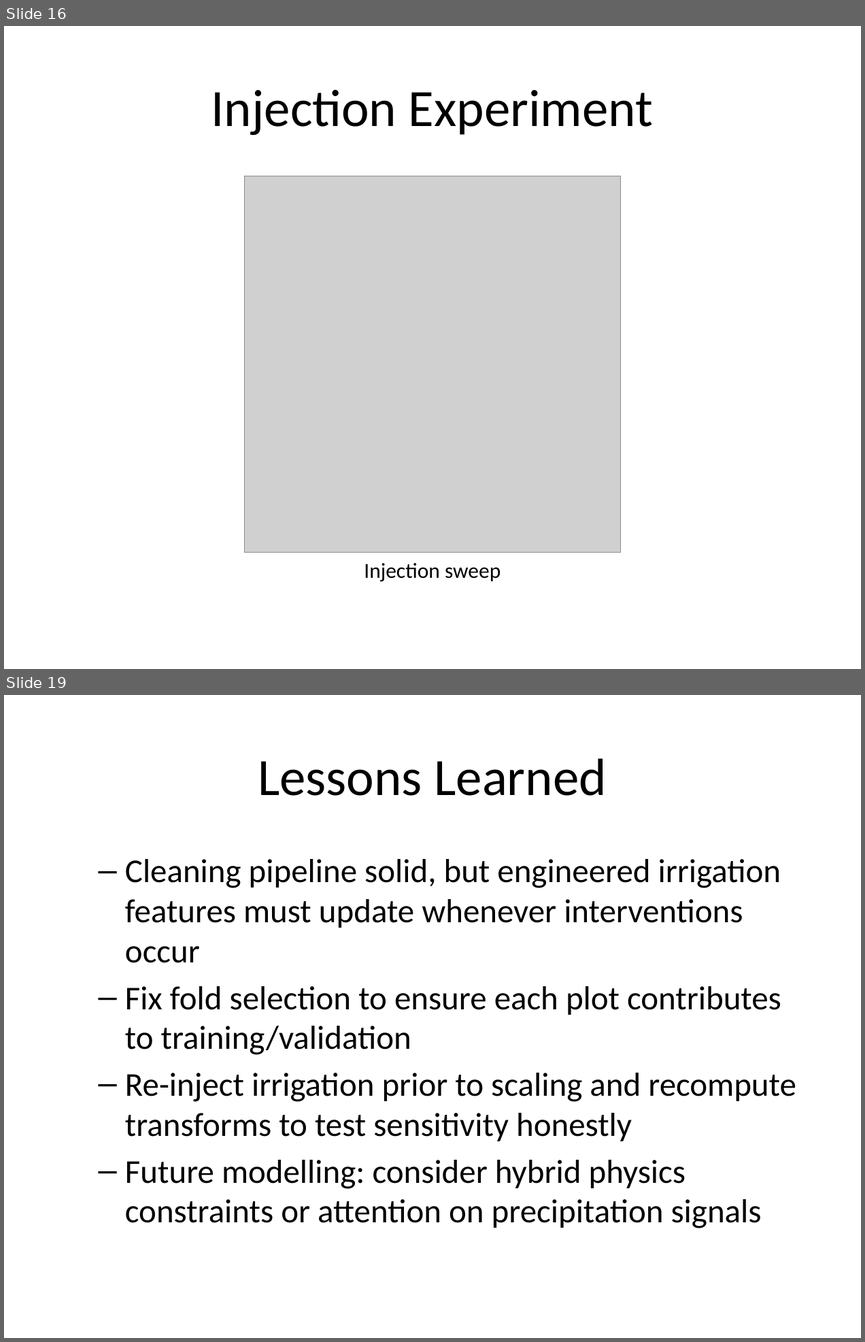
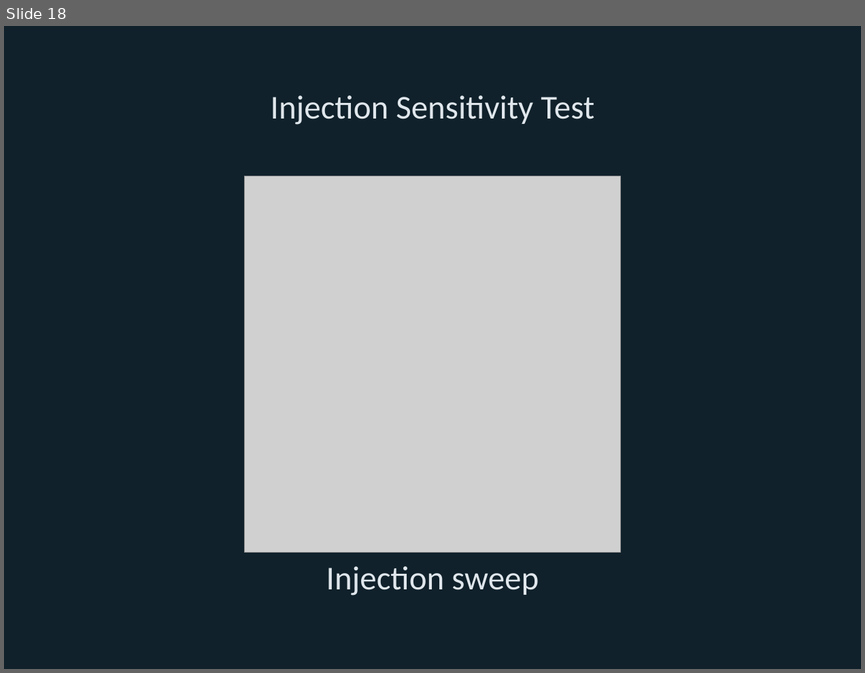
Before and after one commit to Bryan-Nsoh/ML-IOT-IndepStudy, a slide deck: presentation/eda_story/eda_story.pptx. Shown one above the other, each under a label of ours: slides 16 and 19 before the commit, slide 18 after it; the slides between them are not shown. The pictures are 865x1342 and 865x673 pixels, drawn with LibreOffice and Linux fonts; fonts in the diff are those of the drawing; grey boxes stand for pictures. Boxes give left, top, right and bottom in pixels: in the first picture for what was removed or moved away, otherwise in the second. Text is boxed around its words. In the diff, an @@ line names an element or a change of style, - is before the commit and + after.

Commit message:
Refresh EDA deck with visuals and styling

```diff
--- a/presentation/eda_story/eda_story.pptx
+++ b/presentation/eda_story/eda_story.pptx
@@ slide 19 removed at [4,695,861,1338], background #FFFFFF @@
@@ title removed at [258,758,606,796] @@
-Lessons Learned
@@ text removed at [125,859,796,1228] @@
-  – Cleaning pipeline solid, but engineered irrigation features must update whenever interventions occur
-  – Fix fold selection to ensure each plot contributes to training/validation
-  – Re-inject irrigation prior to scaling and recompute transforms to test sensitivity honestly
-  – Future modelling: consider hybrid physics constraints or attention on precipitation signals
@@ what was slide 16 is now slide 18 @@
@@ slide 18 changed as well @@
@@ background #FFFFFF to #10212B @@
@@ title at [271,95,594,125]: text changed; size 44 to 28 pt; text colour #000000 to #E0E7EC @@
-Injection Experiment
+Injection Sensitivity Test
@@ text "Injection sweep" at [326,566,538,595]: size 18 to 28 pt, text colour #000000 to #E0E7EC @@
```
Also in this commit, not shown: 7 other slides changed, 13 slides added, 11 other slides removed, 7 other files.
